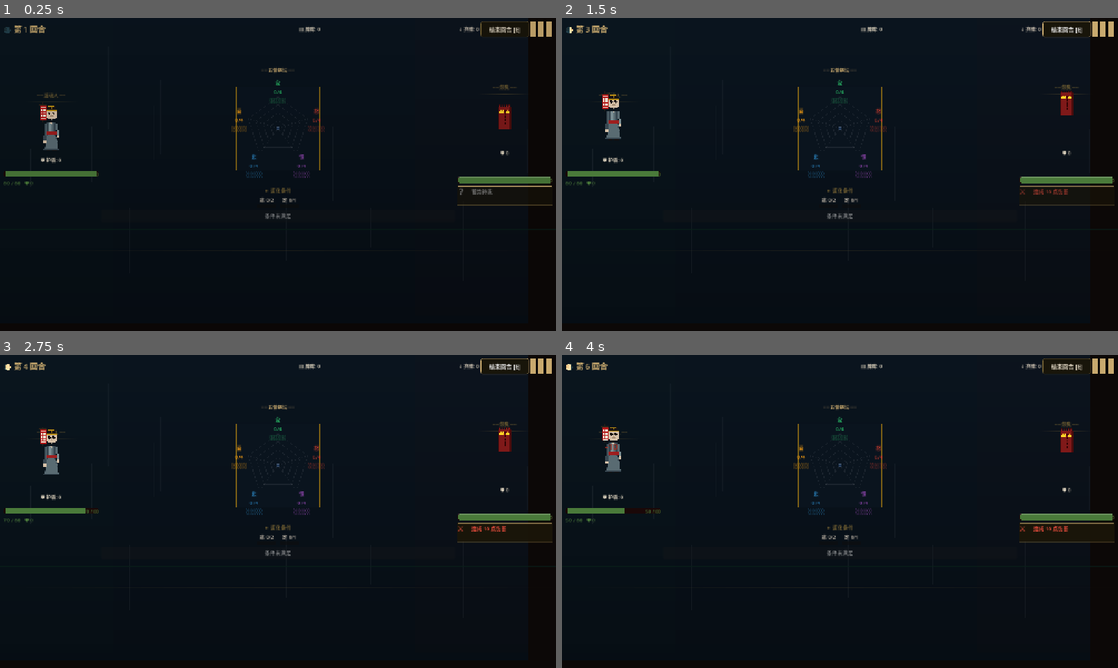
Above: before the commit, frames 1-4 (two rows, left to right).
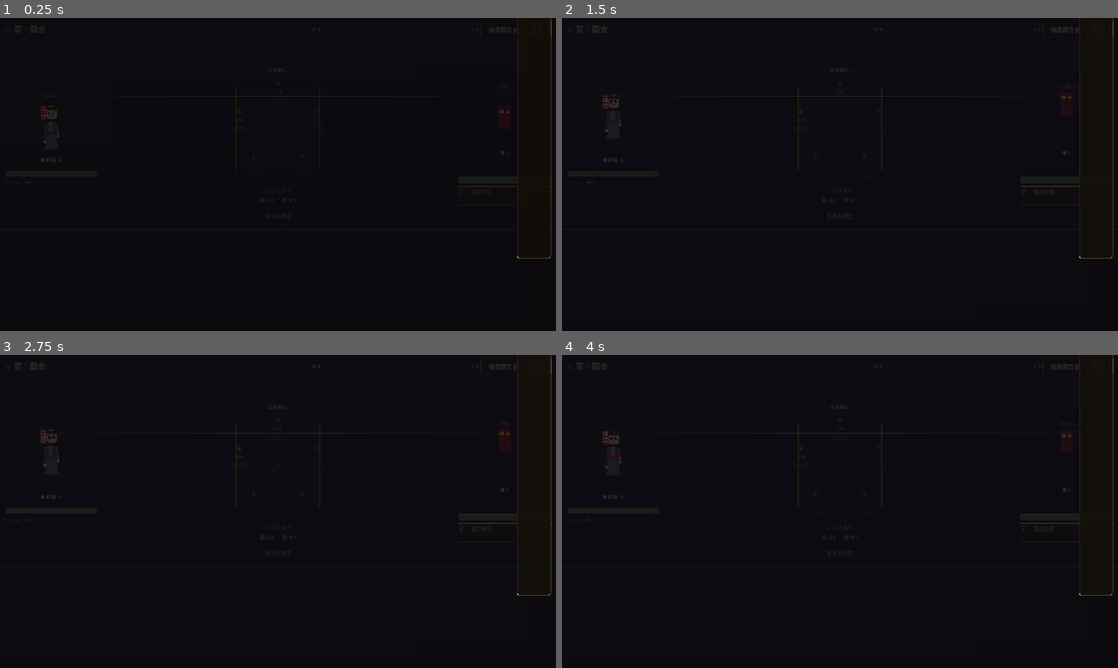
Above: after the commit, the same moments.

Repository: qianhua76123-pixel/soul-ferry
Game: Godot game, scene res://scenes/BattleScene.tscn
Two runs of this game, one before a commit and one after it. Both use one fixed random seed, a clock stepped at 60 frames per second and the inputs below. This scene is started directly instead of the project's main scene.
Inputs (mouse positions are in pixels of both pictures, inside the frame that each line leads up to):
- Up to frame 1 (0.25 s): no input
- Up to frame 2 (1.5 s): click "结束回合 [E]" at 0.5 s; click "结束回合 [E]" at 1.25 s
- Up to frame 3 (2.75 s): click "结束回合 [E]" at 2 s
- Up to frame 4 (4 s): tap Enter at 2.75 s; move the mouse to (962, 495) at 2.77 s; click (962, 495) at 2.92 s; tap Space at 3.5 s; move the mouse to (728, 527) at 3.52 s; click (728, 527) at 3.67 s

The runs differ from the first frame. In frame 1, 2.8% of the frame differs, in the area x 0-100%, y 0-77%; in frame 2, 3.0%; in frame 3, 3.0%; in frame 4, 3.0%.

Commit message:
feat: 手牌卡盘+底部锚定+能量移至卡盘右上角+抽牌动画起点修正

Diff:
--- a/scripts/battle/BattleScene.gd
+++ b/scripts/battle/BattleScene.gd
@@ -51,6 +51,9 @@
 ## 显式 preload 保证 Godot 4.6 编译期能找到静态类定义
 const EnemyPixelArtClass  = preload("res://scripts/ui/EnemyPixelArt.gd")
 const PlayerPixelArtClass = preload("res://scripts/ui/PlayerPixelArt.gd")
+
+## 卡盘能量标签（右上角）
+var _energy_tray_label: Label = null
 
 ## Boss UI 控制器（仅 Boss 战时激活）
 var _boss_ui: BossUI = null
@@ -491,9 +494,19 @@
 		_set_player_sprite_state("dead")
 
 func _update_hud() -> void:
-	cost_label.text          = "费用: %d" % int(DeckManager.current_cost)
-	deck_count_label.text    = "▤ 牌库: %d" % int(len(DeckManager.deck))
-	discard_count_label.text = "↓ 弃牌: %d" % int(len(DeckManager.discard_pile))
+	var cost_now: int = int(DeckManager.current_cost)
+	var cost_max: int = int(DeckManager.max_cost)
+	cost_label.text          = "⚡%d/%d" % [cost_now, cost_max]
+	deck_count_label.text    = "▤ %d" % int(len(DeckManager.deck))
+	discard_count_label.text = "↓ %d" % int(len(DeckManager.discard_pile))
+	# 卡盘右上角能量标签同步
+	if _energy_tray_label:
+		_energy_tray_label.text = "⚡ %d / %d" % [cost_now, cost_max]
+		# 能量不足时变红提示
+		if cost_now == 0:
+			_energy_tray_label.add_theme_color_override("font_color", UIConstants.color_of("nu"))
+		else:
+			_energy_tray_label.add_theme_color_override("font_color", UIConstants.color_of("gold"))
 	# 旧血条数据同步（已隐藏，仅备份）
 	player_hp_bar.max_value = GameState.max_hp
 	player_hp_bar.value     = GameState.hp
@@ -890,23 +903,81 @@
 	var ui: Node = get_node_or_null("UI")
 	if ui: ui.add_child(ground)
 
-	# HandContainer：居中对齐 + 卡牌间距
-	if hand_container:
-		hand_container.add_theme_constant_override("separation", 12)
+	# ── 手牌区：卡盘 + 固定到屏幕底部 ──────────────────
+	if hand_container and ui:
+		# 1. 将 HandContainer 锚定到屏幕底部居中
+		hand_container.set_anchor_and_offset(SIDE_LEFT,   0.0,   0)
+		hand_container.set_anchor_and_offset(SIDE_RIGHT,  1.0,   0)
+		hand_container.set_anchor_and_offset(SIDE_TOP,    1.0, -165)
+		hand_container.set_anchor_and_offset(SIDE_BOTTOM, 1.0,  -10)
+		hand_container.add_theme_constant_override("separation", 10)
 		hand_container.alignment = BoxContainer.ALIGNMENT_CENTER
-		# 手牌区上方水墨分割线（与 HandContainer 左右边距对齐）
-		if ui and not ui.get_node_or_null("HandAreaDivider"):
+
+		# 2. 卡盘背景（半透明托盘，比 HandContainer 稍大）
+		if not ui.get_node_or_null("CardTray"):
+			var tray: Panel = Panel.new()
+			tray.name = "CardTray"
+			tray.mouse_filter = Control.MOUSE_FILTER_IGNORE
+			tray.z_index = 0
+			# 锚定到屏幕底部，覆盖手牌区
+			tray.set_anchor_and_offset(SIDE_LEFT,   0.0,   0)
+			tray.set_anchor_and_offset(SIDE_RIGHT,  1.0,   0)
+			tray.set_anchor_and_offset(SIDE_TOP,    1.0, -180)
+			tray.set_anchor_and_offset(SIDE_BOTTOM, 1.0,    0)
+			# 卡盘样式：深色半透明，上边弧形金边
+			var tray_style: StyleBoxFlat = StyleBoxFlat.new()
+			tray_style.bg_color = Color(0.05, 0.04, 0.06, 0.82)
+			tray_style.border_width_top = 2
+			tray_style.border_color = UIConstants.color_of("gold_dim")
+			tray_style.corner_radius_top_left  = 12
+			tray_style.corner_radius_top_right = 12
+			tray.add_theme_stylebox_override("panel", tray_style)
+			ui.add_child(tray)
+			# 确保 HandContainer 在 tray 上层
+			hand_container.z_index = 2
+
+		# 3. 卡盘上方水墨分割线
+		if not ui.get_node_or_null("HandAreaDivider"):
 			var strip := WaterInkDivider.new()
 			strip.name = "HandAreaDivider"
 			strip.mouse_filter = Control.MOUSE_FILTER_IGNORE
 			strip.z_index = 1
-			var top := int(hand_container.offset_top) - 10
-			strip.set_anchor_and_offset(SIDE_LEFT, 0.0, 8)
-			strip.set_anchor_and_offset(SIDE_RIGHT, 1.0, -8)
-			strip.set_anchor_and_offset(SIDE_TOP, 0.0, top)
-			strip.set_anchor_and_offset(SIDE_BOTTOM, 0.0, top + 8)
+			strip.set_anchor_and_offset(SIDE_LEFT,   0.0,  8)
+			strip.set_anchor_and_offset(SIDE_RIGHT,  1.0, -8)
+			strip.set_anchor_and_offset(SIDE_TOP,    1.0, -183)
+			strip.set_anchor_and_offset(SIDE_BOTTOM, 1.0, -175)
 			strip.ink_color = UIConstants.color_of("gold_dim")
 			ui.add_child(strip)
+
+		# 4. 能量显示移到卡盘右上角（覆盖原 HUD 的 CostLabel）
+		if not ui.get_node_or_null("CardTrayEnergy"):
+			var energy_panel: Panel = Panel.new()
+			energy_panel.name = "CardTrayEnergy"
+			energy_panel.z_index = 3
+			energy_panel.set_anchor_and_offset(SIDE_RIGHT,  1.0, -12)
+			energy_panel.set_anchor_and_offset(SIDE_LEFT,   1.0, -90)
+			energy_panel.set_anchor_and_offset(SIDE_TOP,    1.0, -198)
+			energy_panel.set_anchor_and_offset(SIDE_BOTTOM, 1.0, -166)
+			var ep_style: StyleBoxFlat = StyleBoxFlat.new()
+			ep_style.bg_color = Color(0.08, 0.06, 0.04, 0.90)
+			ep_style.border_width_top    = 1
+			ep_style.border_width_bottom = 1
+			ep_style.border_width_left   = 1
+			ep_style.border_width_right  = 1
+			ep_style.border_color = UIConstants.color_of("gold")
+			ep_style.set_corner_radius_all(6)
+			energy_panel.add_theme_stylebox_override("panel", ep_style)
+			var energy_lbl: Label = Label.new()
+			energy_lbl.name = "EnergyLabel"
+			energy_lbl.set_anchors_preset(Control.PRESET_FULL_RECT)
+			energy_lbl.horizontal_alignment = HORIZONTAL_ALIGNMENT_CENTER
+			energy_lbl.vertical_alignment   = VERTICAL_ALIGNMENT_CENTER
+			energy_lbl.add_theme_font_size_override("font_size", 14)
+			energy_lbl.add_theme_color_override("font_color", UIConstants.color_of("gold"))
+			energy_panel.add_child(energy_lbl)
+			ui.add_child(energy_panel)
+			# 将 cost_label 的更新同步到这里（覆写信号）
+			_energy_tray_label = energy_lbl
 
 	# 卡牌悬停预览层（复用上方已声明的 ui）
 	_card_preview = CardPreviewClass.new()
